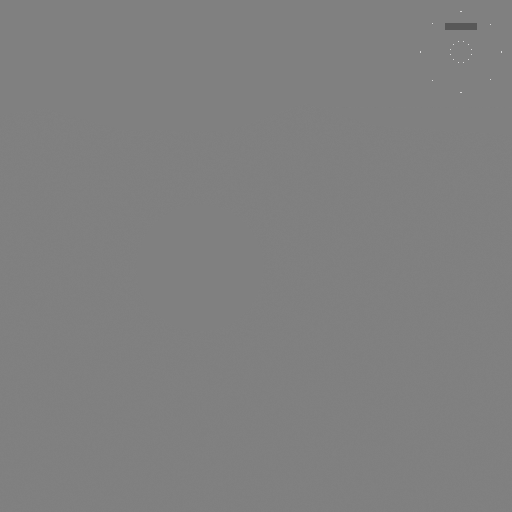
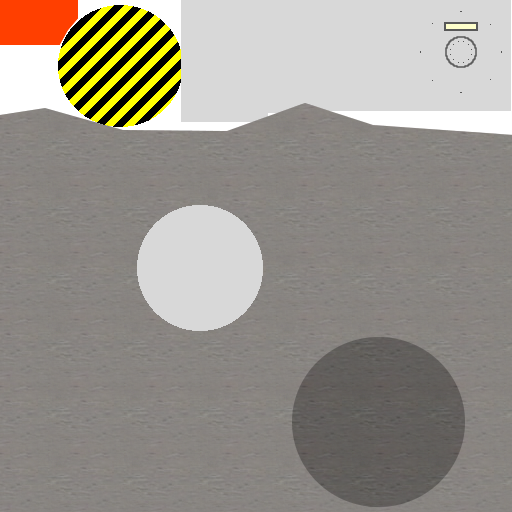
The second 512 x 512 image is a revision of the first. Changes to its layers:
showed "texture", painted on it over box(0, 0, 512, 512)
painted on "norm" over box(0, 103, 512, 512)
